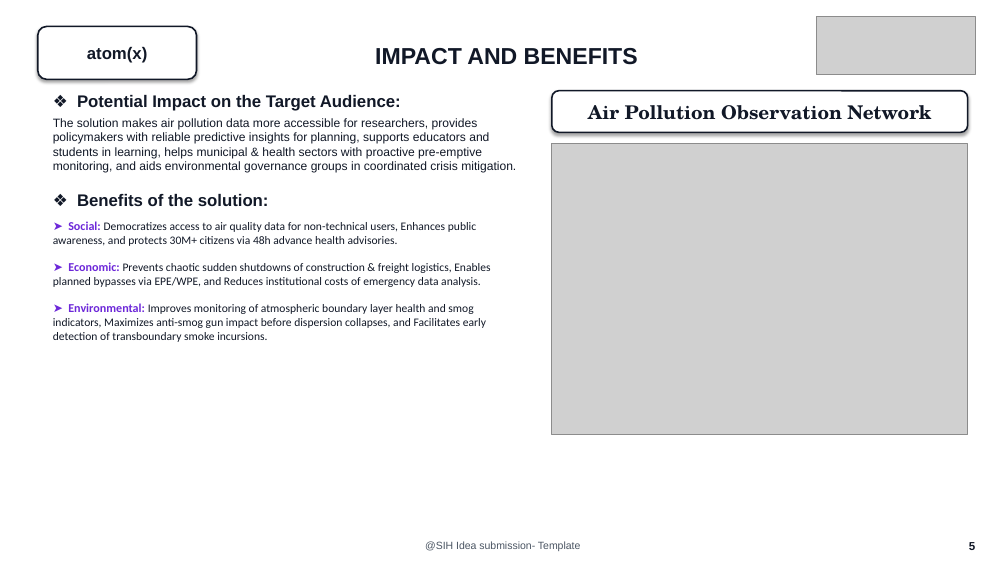
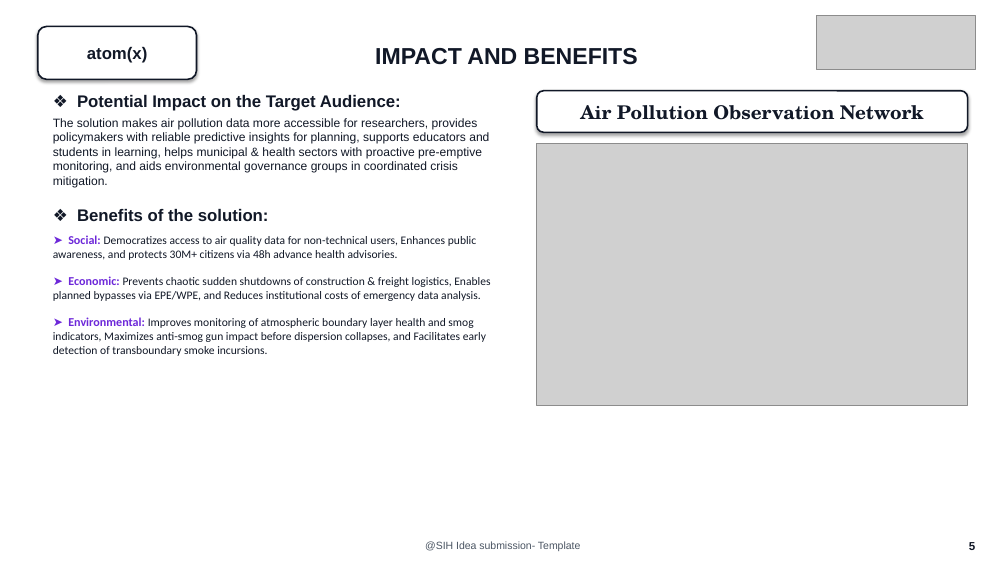
Before and after one commit to vivek-glitch15/VayuCoupler, a slide deck: slide 5 of VayuCoupler_SIH_AtomX_Idea_Submission.pptx. Drawn at 1008x567 pixels with LibreOffice and Linux fonts; fonts in the diff are those of the drawing; grey boxes stand for pictures. Boxes give left, top, right and bottom in pixels: in the first picture for what was removed or moved away, otherwise in the second. Text is boxed around its words. In the diff, an @@ line names an element or a change of style, - is before the commit and + after.

Commit message:
feat(presentation): update SIH year to 2026, embed official bulb logo and real app photos for Team atom(x)

```diff
--- a/VayuCoupler_SIH_AtomX_Idea_Submission.pptx
+++ b/VayuCoupler_SIH_AtomX_Idea_Submission.pptx
@@ picture: place and size @@
-picture at <box>817,17,975,75</box>
+picture at <box>817,15,975,70</box>
@@ text "❖ Potential Impact on the ..." rewrapped from <box>53,95,516,342</box> to <box>53,95,490,356</box> @@
@@ rounded rectangle "Air Pollution Observation Network": place and size @@
-rounded rectangle "Air Pollution Observation Network" at <box>552,91,968,132</box>
+rounded rectangle "Air Pollution Observation Network" at <box>537,91,968,132</box>
@@ picture: place and size @@
-picture at <box>552,144,968,435</box>
+picture at <box>537,144,968,405</box>
```
Also in this commit, not shown: 5 other slides changed, 17 other files.
